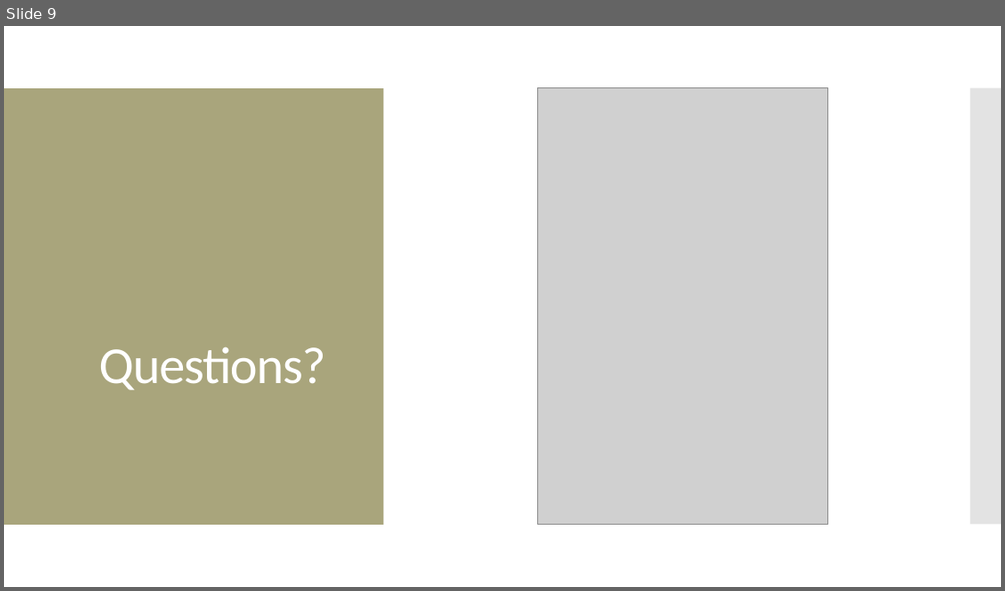
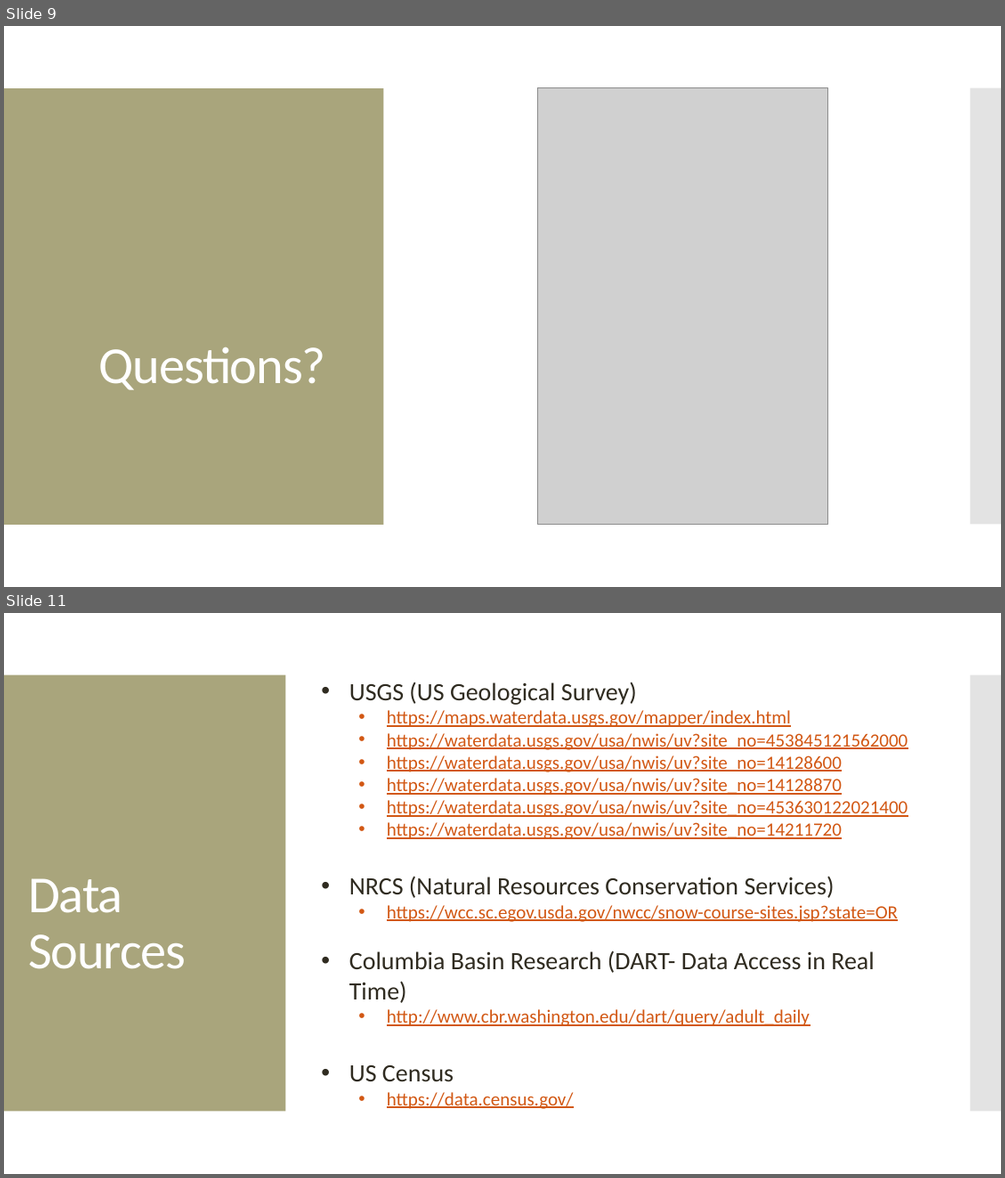
Before and after one commit to jayhjman/bootcamp-project1, a slide deck: Spring Chinook Salmon in the Portland Metro Area.pptx. Shown one above the other, each under a label of ours: slide 9 before the commit, slides 9 and 11 after it; the slides between them are not shown. The pictures are 1005x591 and 1005x1178 pixels, drawn with LibreOffice and Linux fonts; fonts in the diff are those of the drawing; grey boxes stand for pictures. Boxes give left, top, right and bottom in pixels: in the first picture for what was removed or moved away, otherwise in the second. Text is boxed around its words. In the diff, an @@ line names an element or a change of style, - is before the commit and + after.

```diff
--- a/Spring Chinook Salmon in the Portland Metro Area.pptx
+++ b/Spring Chinook Salmon in the Portland Metro Area.pptx
@@ slide 11 added at [4,613,1001,1174], background #FFFFFF; not listed: 2 template elements that a slide beside it also shows @@
@@ text added at [349,682,907,1109], 18 pt, text #D25814, underline @@
+• USGS (US Geological Survey)
+  • https://maps.waterdata.usgs.gov/mapper/index.html
+  • https://waterdata.usgs.gov/usa/nwis/uv?site_no=453845121562000
+  • https://waterdata.usgs.gov/usa/nwis/uv?site_no=14128600
+  • https://waterdata.usgs.gov/usa/nwis/uv?site_no=14128870
+  • https://waterdata.usgs.gov/usa/nwis/uv?site_no=453630122021400
+  • https://waterdata.usgs.gov/usa/nwis/uv?site_no=14211720
+• NRCS (Natural Resources Conservation Services)
+  • https://wcc.sc.egov.usda.gov/nwcc/snow-course-sites.jsp?state=OR
+• Columbia Basin Research (DART- Data Access in Real Time)
+  • http://www.cbr.washington.edu/dart/query/adult_daily
+• US Census
+  • https://data.census.gov/
@@ title added at [28,878,186,969], 50 pt, text #FFFFFF @@
+Data
+Sources
```
Also in this commit, not shown: 1 other slide added.
